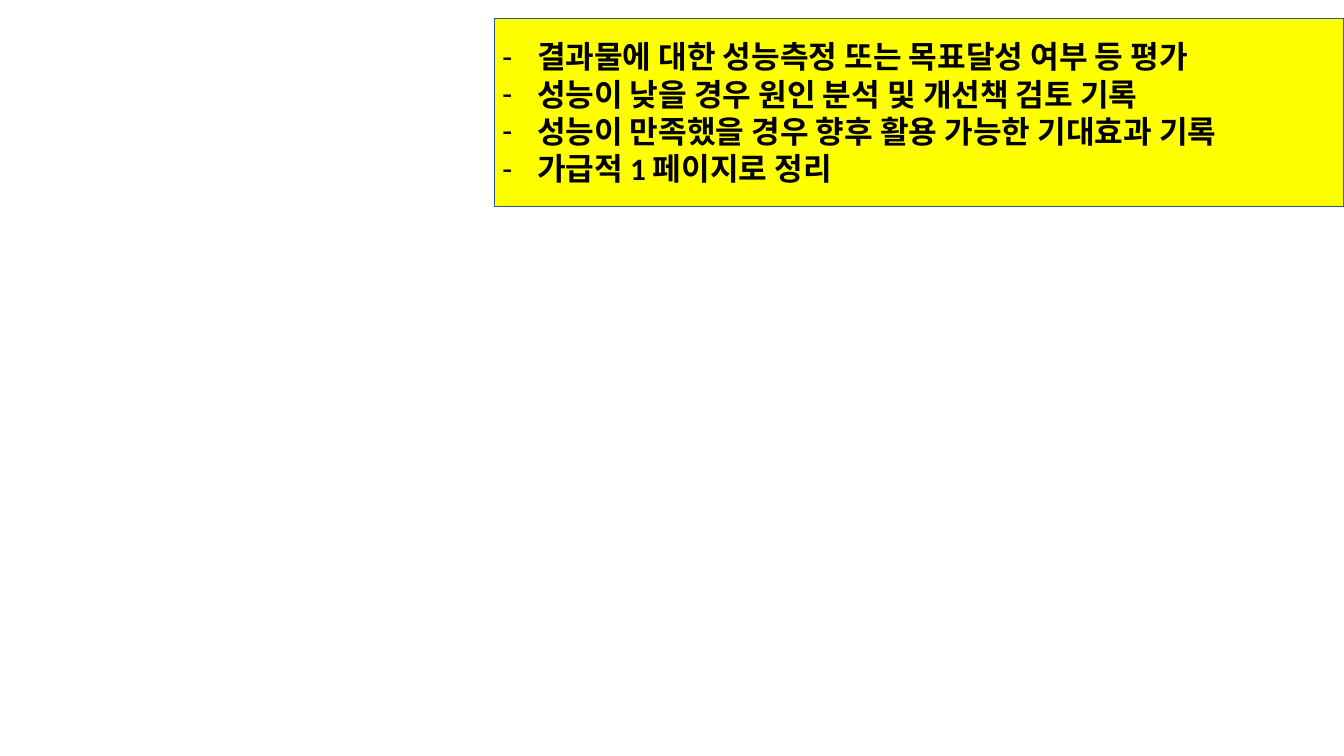
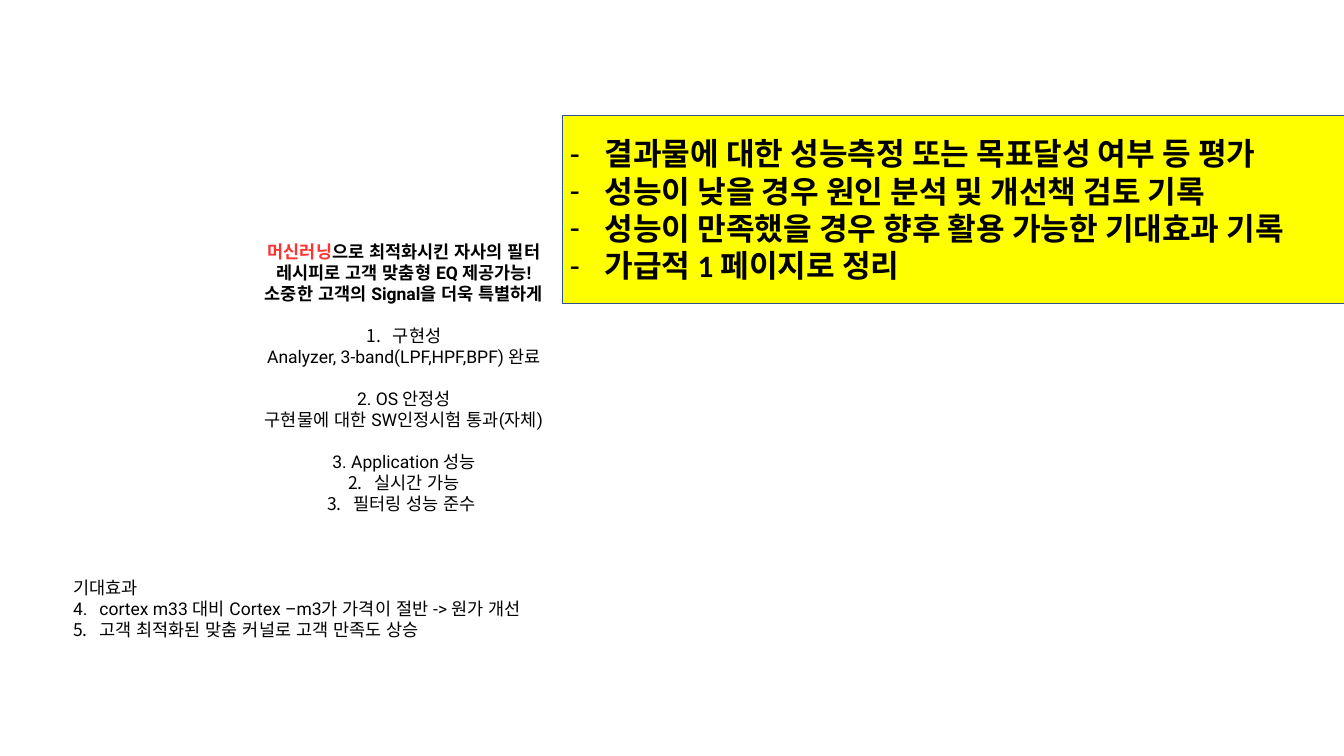
Before and after one commit to DawoonJang/custom_rtos_stm32f103, a slide deck: slide 17 of report/LG_부트캠프_08기_C반_결과보고서(1팀).pptx (slide 11 before the commit). Drawn at 1344x756 pixels with LibreOffice and Linux fonts; fonts in the diff are those of the drawing; background and template pictures are left out. Boxes give left, top, right and bottom in pixels: in the first picture for what was removed or moved away, otherwise in the second. Text is boxed around its words. In the diff, an @@ line names an element or a change of style, - is before the commit and + after.

```diff
--- a/report/LG_부트캠프_08기_C반_결과보고서(1팀).pptx
+++ b/report/LG_부트캠프_08기_C반_결과보고서(1팀).pptx
@@ rectangle: place and size @@
-rectangle at bbox=[494, 18, 1344, 207]
+rectangle at bbox=[562, 116, 1344, 304]
@@ text "결과물에 대한 성능측정 또는 목표달성 ...": place and size @@
-text "결과물에 대한 성능측정 또는 목표달성 ..." at bbox=[537, 42, 1216, 183]
+text "결과물에 대한 성능측정 또는 목표달성 ..." at bbox=[605, 139, 1284, 280]
@@ text added at bbox=[99, 243, 543, 638], 18 pt, text #000000 @@
+머신러닝으로 최적화시킨 자사의 필터
+레시피로 고객 맞춤형 EQ 제공가능!
+소중한 고객의 Signal을 더욱 특별하게
+1. 구현성
+Analyzer, 3-band(LPF,HPF,BPF) 완료
+2. OS 안정성
+구현물에 대한 SW인정시험 통과(자체)
+3. Application 성능
+1. 실시간 가능
+2. 필터링 성능 준수
+기대효과
+1. cortex m33 대비 Cortex –m3가 가격이 절반 -> 원가 개선
+2. 고객 최적화된 맞춤 커널로 고객 만족도 상승
```
Also in this commit, not shown: 8 other slides changed, 7 slides added, 2 slides removed.
